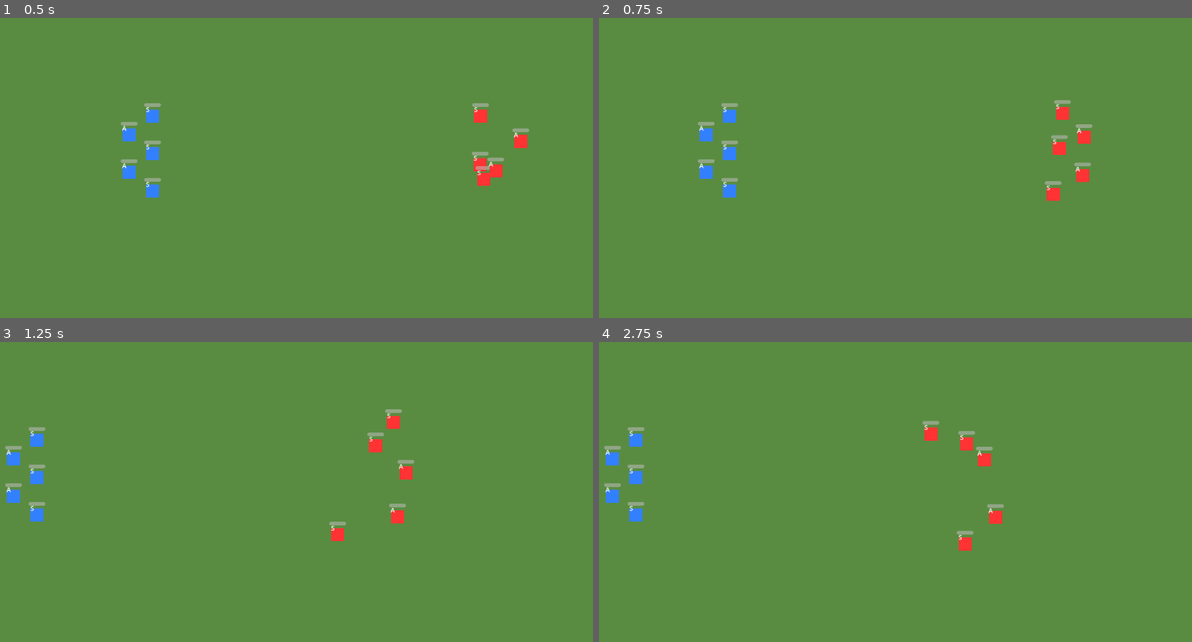
Above: before the commit, frames 1-4 (two rows, left to right).
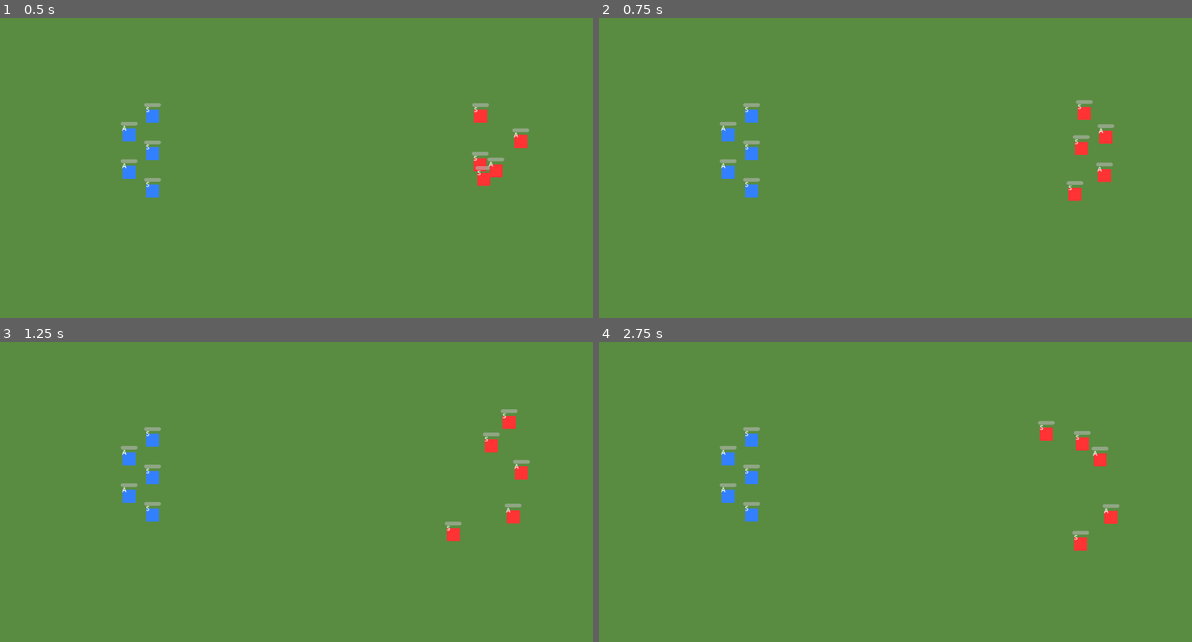
Above: after the commit, the same moments.

Repository: IguanaYu/godot_rts_start
Game: Godot game, scene res://scenes/main.tscn
Same seed, same stepped clock (60 frames per second), same inputs: the game is played once before the commit and once after it.
Inputs (mouse positions are in pixels of both pictures, inside the frame that each line leads up to):
- Up to frame 1 (0.5 s): no input
- Up to frame 2 (0.75 s): tap Enter at 0.5 s; move the mouse to (1025, 168) at 0.52 s; hold Right (ui_right) from 0.53 s (still down); tap R at 0.6 s; click (1025, 168) at 0.67 s
- Up to frame 3 (1.25 s): keep holding Right (ui_right)
- Up to frame 4 (2.75 s): move the mouse to (770, 528) at 1.27 s; release Right (ui_right) at 1.28 s; hold Down (ui_down) 1.28-2.03 s; tap R at 1.35, 2.1 s; click (770, 528) at 1.42 s; move the mouse to (954, 435) at 2.02 s; hold Right (ui_right) from 2.03 s (still down); click (954, 435) at 2.17 s

Frame 1 is identical in both runs. In frame 2, 2.7% of the frame differs, in the area x 16-87%, y 27-62%; in frame 3, 2.8%; in frame 4, 2.8%, in the area x 0-88%, y 26-70%.

Commit message:
添加 A 键攻击移动、S 键停止命令，移除 WASD 摄像机
- A + 左键地板：攻击移动，途中遇敌自动攻击
- S：强制停止所有选中单位当前命令
- 移除 WASD 摄像机移动

Diff:
--- a/scenes/main.tscn
+++ b/scenes/main.tscn
@@ -42,3 +42,12 @@
 horizontal_alignment = 1
 vertical_alignment = 1
 text = ""
+
+[node name="AttackMoveIndicator" type="Label" parent="."]
+offset_left = 10.0
+offset_top = 10.0
+offset_right = 200.0
+offset_bottom = 40.0
+theme_override_colors/font_color = Color(1, 0.8, 0.2, 1)
+theme_override_font_sizes/font_size = 20
+text = "Attack Move (Click)"
--- a/scripts/main.gd
+++ b/scripts/main.gd
@@ -7,6 +7,9 @@
 var selection_start: Vector2 = Vector2.ZERO
 var selected_units: Array = []
 
+# A 键攻击移动模式
+var attack_move_mode: bool = false
+
 # 节点引用
 @onready var camera: Camera2D = $Camera2D
 @onready var selection_box: ColorRect = $SelectionBox
@@ -14,12 +17,11 @@
 @onready var player_units_node: Node2D = $PlayerUnits
 @onready var enemy_units_node: Node2D = $EnemyUnits
 @onready var result_label: Label = $ResultLabel
-
-# 摄像机控制
-var camera_speed: float = 400.0
+@onready var attack_move_indicator: Label = $AttackMoveIndicator
 
 func _ready() -> void:
 	result_label.visible = false
+	attack_move_indicator.visible = false
 	_spawn_units()
 	await get_tree().process_frame
 
@@ -66,8 +68,7 @@
 	if selected_units.has(unit):
 		selected_units.erase(unit)
 
-func _process(delta: float) -> void:
-	_camera_control(delta)
+func _process(_delta: float) -> void:
 	_check_victory()
 
 	if is_selecting:
@@ -79,17 +80,7 @@
 	else:
 		selection_box.visible = false
 
-func _camera_control(delta: float) -> void:
-	var input := Vector2.ZERO
-	if Input.is_key_pressed(KEY_D) or Input.is_action_pressed("ui_right"):
-		input.x += 1
-	if Input.is_key_pressed(KEY_A) or Input.is_action_pressed("ui_left"):
-		input.x -= 1
-	if Input.is_key_pressed(KEY_S) or Input.is_action_pressed("ui_down"):
-		input.y += 1
-	if Input.is_key_pressed(KEY_W) or Input.is_action_pressed("ui_up"):
-		input.y -= 1
-	camera.position += input.normalized() * camera_speed * delta / camera.zoom.x
+	attack_move_indicator.visible = attack_move_mode
 
 func _check_victory() -> void:
 	if result_label.visible:
@@ -113,16 +104,41 @@
 	if event is InputEventMouseButton:
 		if event.button_index == MOUSE_BUTTON_LEFT:
 			if event.pressed:
-				is_selecting = true
-				selection_start = get_global_mouse_position()
+				if attack_move_mode:
+					# A 模式下左键 = 攻击移动
+					_do_attack_move(get_global_mouse_position())
+					attack_move_mode = false
+				else:
+					is_selecting = true
+					selection_start = get_global_mouse_position()
 			else:
-				is_selecting = false
-				_selection_released()
+				if is_selecting:
+					is_selecting = false
+					_selection_released()
 		elif event.button_index == MOUSE_BUTTON_RIGHT and event.pressed:
+			attack_move_mode = false
 			_right_click()
 	elif event is InputEventKey and event.pressed:
-		if event.keycode == KEY_R:
-			get_tree().reload_current_scene()
+		match event.keycode:
+			KEY_A:
+				if not selected_units.is_empty():
+					attack_move_mode = true
+			KEY_S:
+				_stop_selected()
+			KEY_R:
+				get_tree().reload_current_scene()
+
+func _do_attack_move(click_pos: Vector2) -> void:
+	if selected_units.is_empty():
+		return
+	var count := selected_units.size()
+	for i in range(count):
+		var offset := _formation_offset(i, count)
+		selected_units[i].call("attack_move_to", click_pos + offset)
+
+func _stop_selected() -> void:
+	for unit in selected_units:
+		unit.call("stop")
 
 func _selection_released() -> void:
 	var end_pos := get_global_mouse_position()
--- a/scripts/unit.gd
+++ b/scripts/unit.gd
@@ -1,7 +1,7 @@
 extends CharacterBody2D
 class_name Unit
 
-enum UnitState { IDLE, MOVE, ATTACK, DEAD }
+enum UnitState { IDLE, MOVE, ATTACK_MOVE, ATTACK, DEAD }
 enum UnitType { SOLDIER, ARCHER }
 enum Team { PLAYER, ENEMY }
 
@@ -19,6 +19,8 @@
 var attack_target: Unit = null
 var attack_timer: float = 0.0
 var selected: bool = false
+var attack_move_target: Vector2 = Vector2.ZERO
+var attack_move_scan_range: float = 150.0
 
 @onready var nav_agent: NavigationAgent2D = $NavigationAgent2D
 @onready var selection_ring: CanvasItem = $SelectionRing
@@ -68,6 +70,8 @@
 	match state:
 		UnitState.MOVE:
 			_move_process()
+		UnitState.ATTACK_MOVE:
+			_attack_move_process(delta)
 		UnitState.ATTACK:
 			_attack_process(delta)
 
@@ -87,7 +91,12 @@
 func _attack_process(delta: float) -> void:
 	if attack_target == null or attack_target.state == UnitState.DEAD:
 		attack_target = null
-		state = UnitState.IDLE
+		# 如果之前是攻击移动，继续移动
+		if attack_move_target != Vector2.ZERO:
+			nav_agent.target_position = attack_move_target
+			state = UnitState.ATTACK_MOVE
+		else:
+			state = UnitState.IDLE
 		return
 
 	var dist := global_position.distance_to(attack_target.global_position)
@@ -100,6 +109,34 @@
 		if attack_timer <= 0.0:
 			_perform_attack()
 			attack_timer = attack_cooldown
+
+func _attack_move_process(delta: float) -> void:
+	# 扫描附近敌人
+	var enemy_group := "enemy_units" if team == Team.PLAYER else "player_units"
+	var closest: Unit = null
+	var closest_dist: float = INF
+	for u in get_tree().get_nodes_in_group(enemy_group):
+		var candidate := u as Unit
+		if candidate == null or candidate.state == UnitState.DEAD:
+			continue
+		var d := global_position.distance_to(candidate.global_position)
+		if d < attack_move_scan_range and d < closest_dist:
+			closest = candidate
+			closest_dist = d
+
+	if closest != null:
+		attack_target = closest
+		nav_agent.target_position = closest.global_position
+		state = UnitState.ATTACK
+		# 攻击完后回到攻击移动的逻辑在 _attack_process 中处理
+		return
+
+	# 没有敌人，继续移动
+	if nav_agent.is_navigation_finished():
+		state = UnitState.IDLE
+		return
+	var next_pos := nav_agent.get_next_path_position()
+	velocity = global_position.direction_to(next_pos) * move_speed
 
 func _perform_attack() -> void:
 	if attack_target and attack_target.state != UnitState.DEAD:
@@ -125,8 +162,22 @@
 
 func move_to(target_pos: Vector2) -> void:
 	attack_target = null
+	attack_move_target = Vector2.ZERO
 	nav_agent.target_position = target_pos
 	state = UnitState.MOVE
+
+func attack_move_to(target_pos: Vector2) -> void:
+	attack_target = null
+	attack_move_target = target_pos
+	nav_agent.target_position = target_pos
+	state = UnitState.ATTACK_MOVE
+
+func stop() -> void:
+	attack_target = null
+	attack_move_target = Vector2.ZERO
+	velocity = Vector2.ZERO
+	nav_agent.target_position = global_position
+	state = UnitState.IDLE
 
 func command_attack(target: Unit) -> void:
 	attack_target = target
